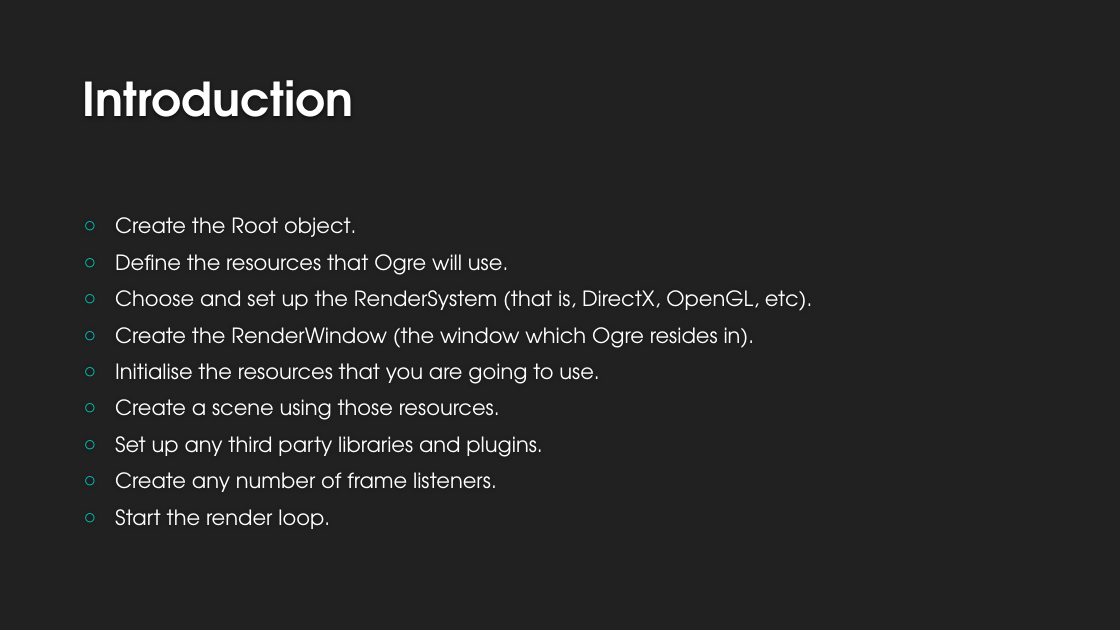
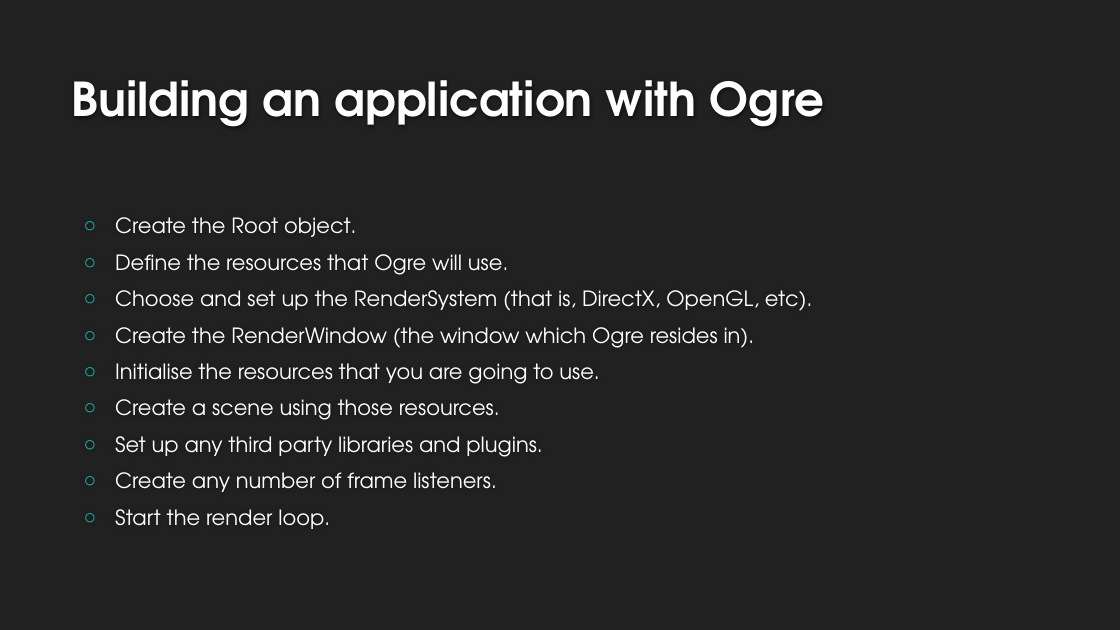
Before and after one commit to sw-eng-2014/BaseApplication, a slide deck: slide 4 of Presentation.pptx (slide 2 before the commit). Drawn at 1120x630 pixels with LibreOffice and Linux fonts; fonts in the diff are those of the drawing; background and template pictures are left out. Boxes give left, top, right and bottom in pixels: in the first picture for what was removed or moved away, otherwise in the second. Text is boxed around its words. In the diff, an @@ line names an element or a change of style, - is before the commit and + after.

```diff
--- a/Presentation.pptx
+++ b/Presentation.pptx
@@ title at <box>72,80,824,127</box>: text changed @@
-Introduction
+Building an application with Ogre
```
Also in this commit, not shown: 1 other slide changed, 5 slides added, 30 other files.
